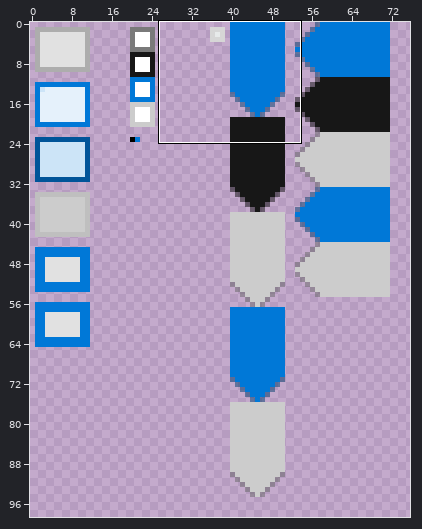
Edited in one commit: sprite sheet (assets/windows-10.png). The picture above shows the old version from afar; the outline marks the close-up.
Close-up. Old version:
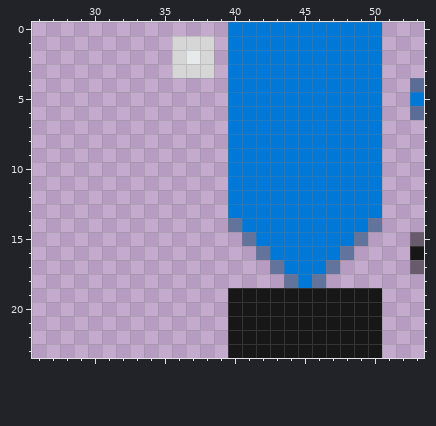
The file is 100x110 pixels. Colours within 5 levels of each other are drawn and written as one. Shown: x 26..53, y 0..23. The wide view leaves out empty margins.
The same view after the edit:
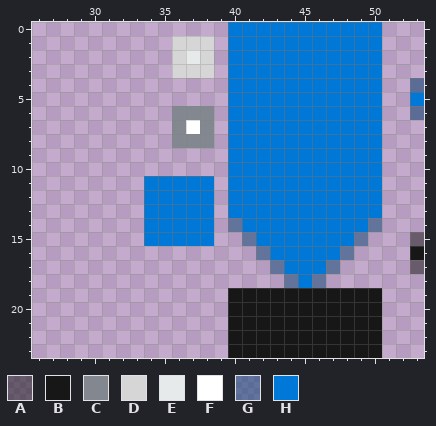
Palette (. is transparent): A #0c0c0c80  B #171717  C #828790  D #d6d6d6  E #e7eaea  F #ffffff  G #003c6c80  H #0078d7
Diff:
{"y":6,"x":36,"old":"...","new":"CCC"}
{"y":7,"x":36,"old":"...","new":"CFC"}
{"y":8,"x":36,"old":"...","new":"CCC"}
{"y":11,"x":34,"old":".....","new":"HHHHH"}
{"y":12,"x":34,"old":".....","new":"HHHHH"}
{"y":13,"x":34,"old":".....","new":"HHHHH"}
{"y":14,"x":34,"old":".....","new":"HHHHH"}
{"y":15,"x":34,"old":".....","new":"HHHHH"}
